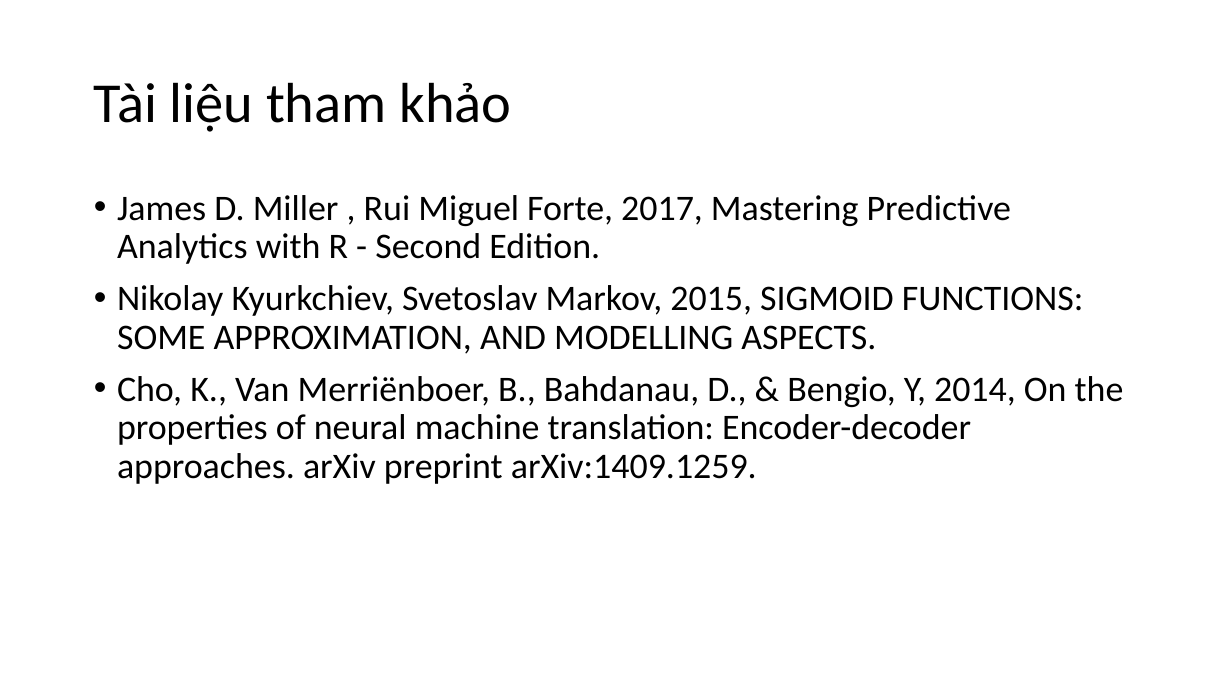
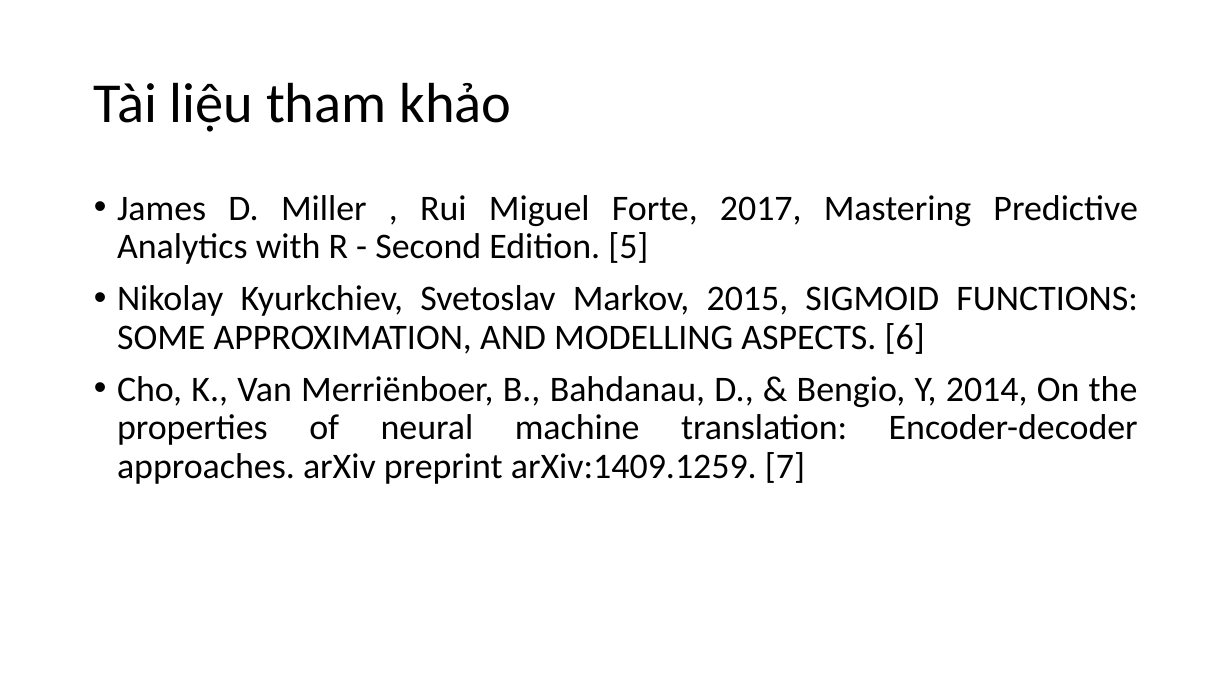
Before and after one commit to nguyenduyhanlam/Improving-Vietnamese-English-neural-machine-translation-with-guiding-word-alignments, a slide deck: slide 3 of dcct.pptx. Drawn at 1232x693 pixels with LibreOffice and Linux fonts; fonts in the diff are those of the drawing. Boxes give left, top, right and bottom in pixels: in the first picture for what was removed or moved away, otherwise in the second. Text is boxed around its words. In the diff, an @@ line names an element or a change of style, - is before the commit and + after.

Commit message:
update

```diff
--- a/dcct.pptx
+++ b/dcct.pptx
@@ text at box(117, 195, 1138, 484): text changed @@
-• James D. Miller , Rui Miguel Forte, 2017, Mastering Predictive Analytics with R - Second Edition.
-• Nikolay Kyurkchiev, Svetoslav Markov, 2015, SIGMOID FUNCTIONS: SOME APPROXIMATION, AND MODELLING ASPECTS.
-• Cho, K., Van Merriënboer, B., Bahdanau, D., & Bengio, Y, 2014, On the properties of neural machine translation: Encoder-decoder approaches. arXiv preprint arXiv:1409.1259.
+• James D. Miller , Rui Miguel Forte, 2017, Mastering Predictive Analytics with R - Second Edition. [5]
+• Nikolay Kyurkchiev, Svetoslav Markov, 2015, SIGMOID FUNCTIONS: SOME APPROXIMATION, AND MODELLING ASPECTS. [6]
+• Cho, K., Van Merriënboer, B., Bahdanau, D., & Bengio, Y, 2014, On the properties of neural machine translation: Encoder-decoder approaches. arXiv preprint arXiv:1409.1259. [7]
```
Also in this commit, not shown: 2 other slides changed, 14 slides added.
